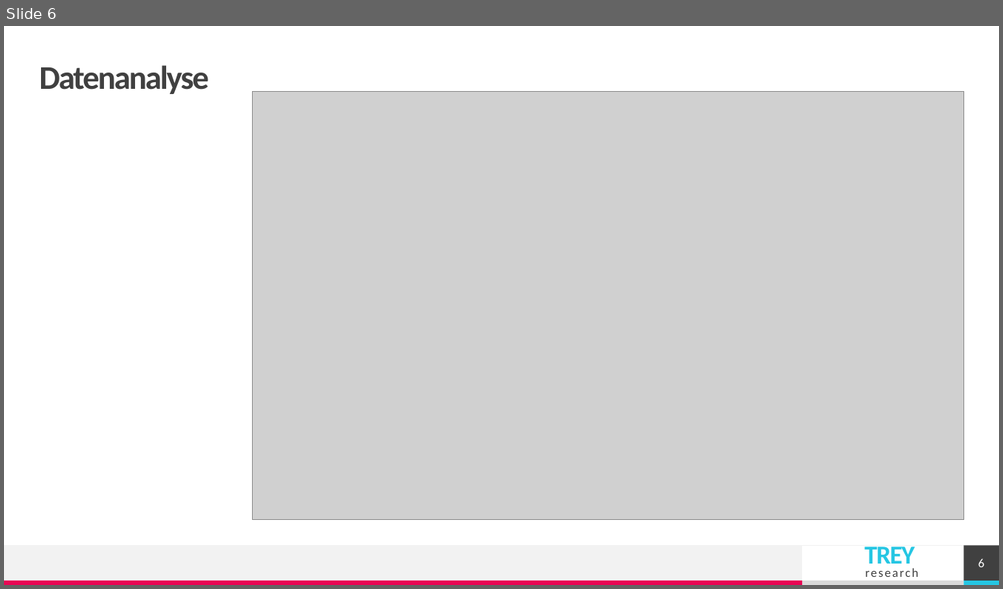
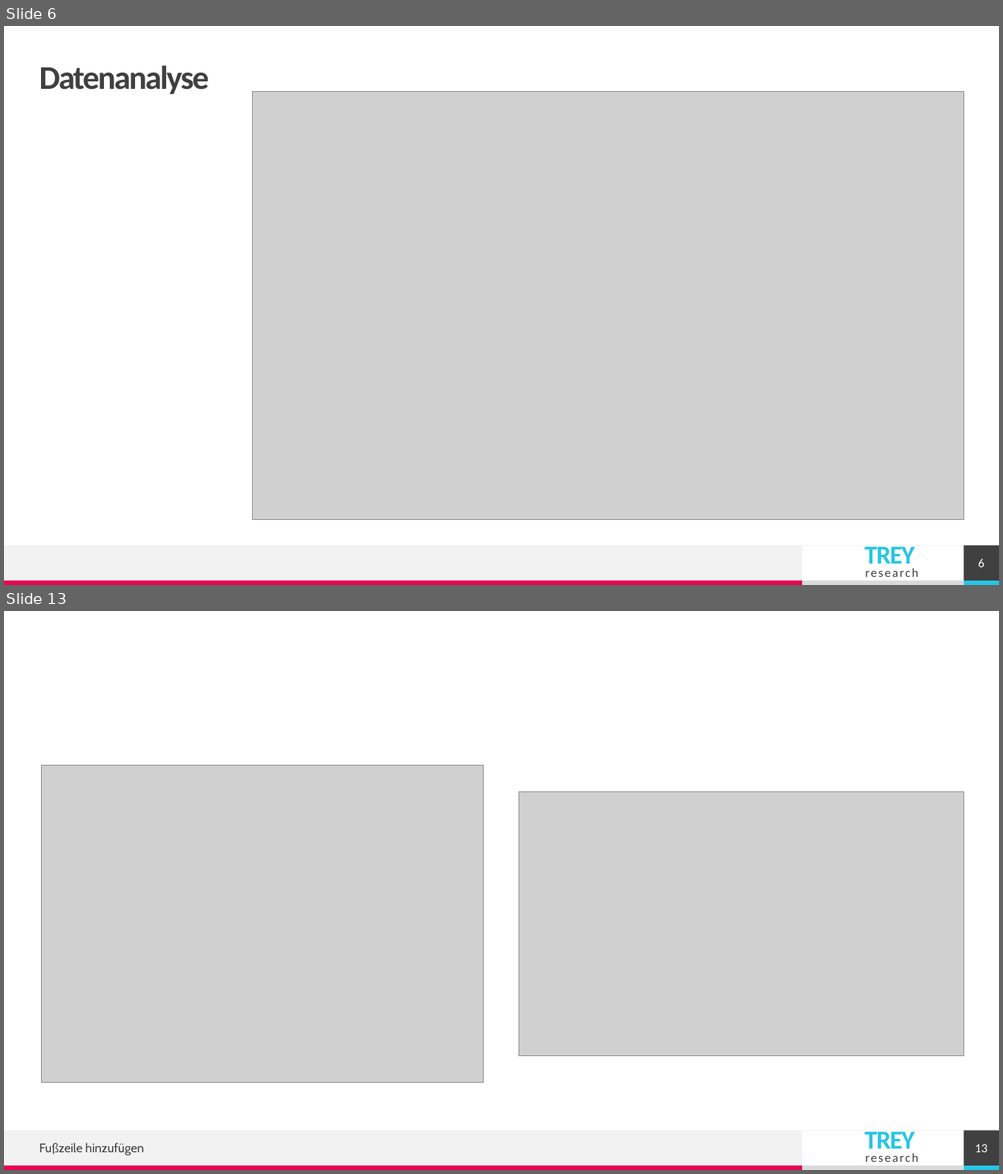
Before and after one commit to zauchi/cropRecommendation, a slide deck: Qualitätssicherung für KI-Systeme.pptx. Shown one above the other, each under a label of ours: slide 6 before the commit, slides 6 and 13 after it; the slides between them are not shown. The pictures are 1003x589 and 1003x1174 pixels, drawn with LibreOffice and Linux fonts; fonts in the diff are those of the drawing; grey boxes stand for pictures. Boxes give left, top, right and bottom in pixels: in the first picture for what was removed or moved away, otherwise in the second. Text is boxed around its words. In the diff, an @@ line names an element or a change of style, - is before the commit and + after.

```diff
--- a/Qualitätssicherung für KI-Systeme.pptx
+++ b/Qualitätssicherung für KI-Systeme.pptx
@@ slide 13 added at [4,611,999,1170], background #FFFFFF; not listed: 6 template elements that a slide beside it also shows @@
@@ picture added at [41,766,483,1083] @@
@@ picture added at [519,792,964,1056] @@
@@ text added at [40,1143,144,1156], 12 pt, text #404040 @@
+Fußzeile hinzufügen
@@ page number added at [964,1131,999,1166], fill #404040, 12 pt, text #FFFFFF @@
+13
```
Also in this commit, not shown: 7 other slides added, 13 other files.
